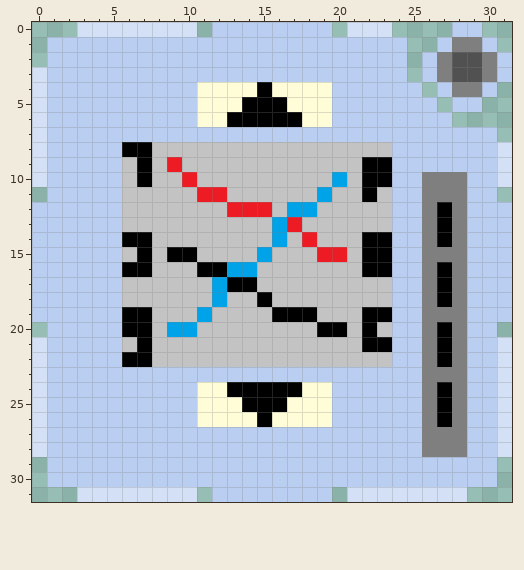
File history of a pixel-art sprite, Icons/Wire Sequence.png. Above: the version before the commit.
The file is 32x32 pixels. Colours within 5 levels of each other are drawn and written as one.
The result:
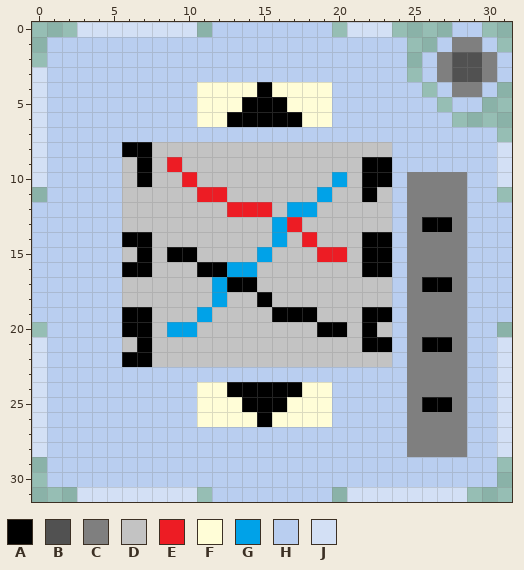
Palette (. is transparent): A #000000  B #515151  C #7f7f7f  D #c3c3c3  E #ed1c24  F #fffdd7  G #00a2e8  H #b9cef0  J #d3e0f5
Diff:
y 10..11: x 25 H -> C
y 12: x 25 H -> C; x 27 A -> C
y 13: x 25..26 HC -> CA
y 14: x 25 H -> C; x 27 A -> C
y 15: x 25 H -> C
y 16: x 25 H -> C; x 27 A -> C
y 17: x 25..26 HC -> CA
y 18: x 25 H -> C; x 27 A -> C
y 19: x 25 H -> C
y 20: x 25 H -> C; x 27 A -> C
y 21: x 25..26 HC -> CA
y 22: x 25 H -> C; x 27 A -> C
y 23: x 25 H -> C
y 24: x 25 H -> C; x 27 A -> C
y 25: x 25..26 HC -> CA
y 26: x 25 H -> C; x 27 A -> C
y 27..28: x 25 H -> C
